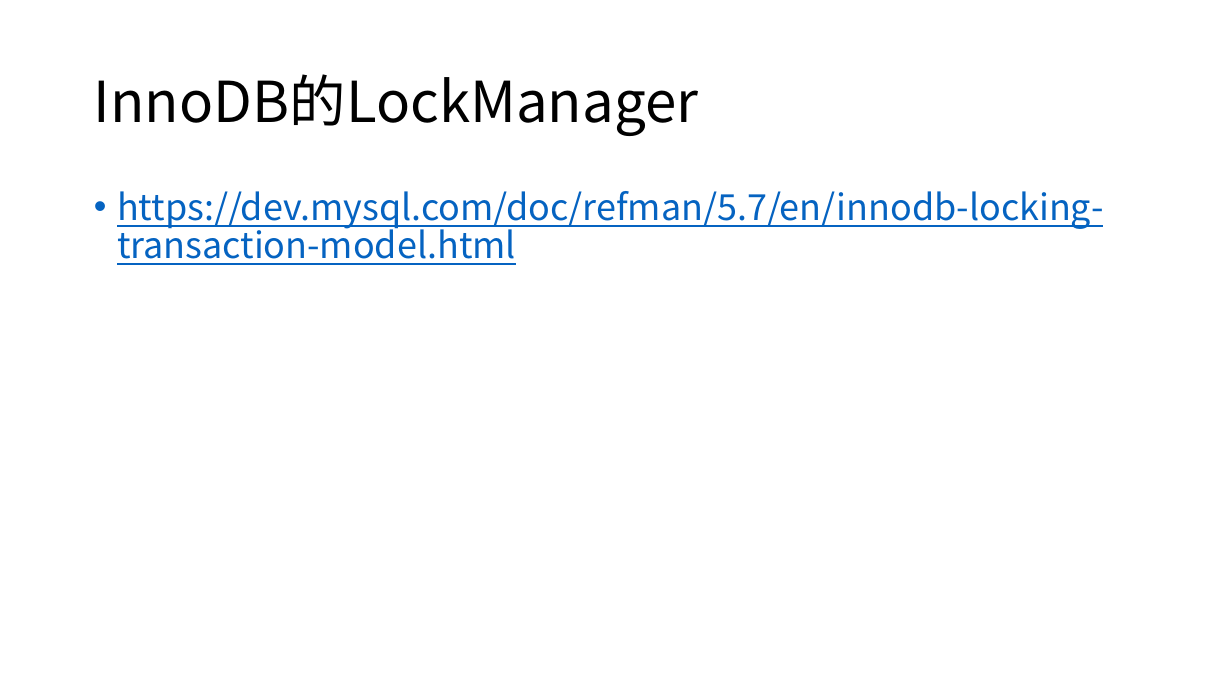
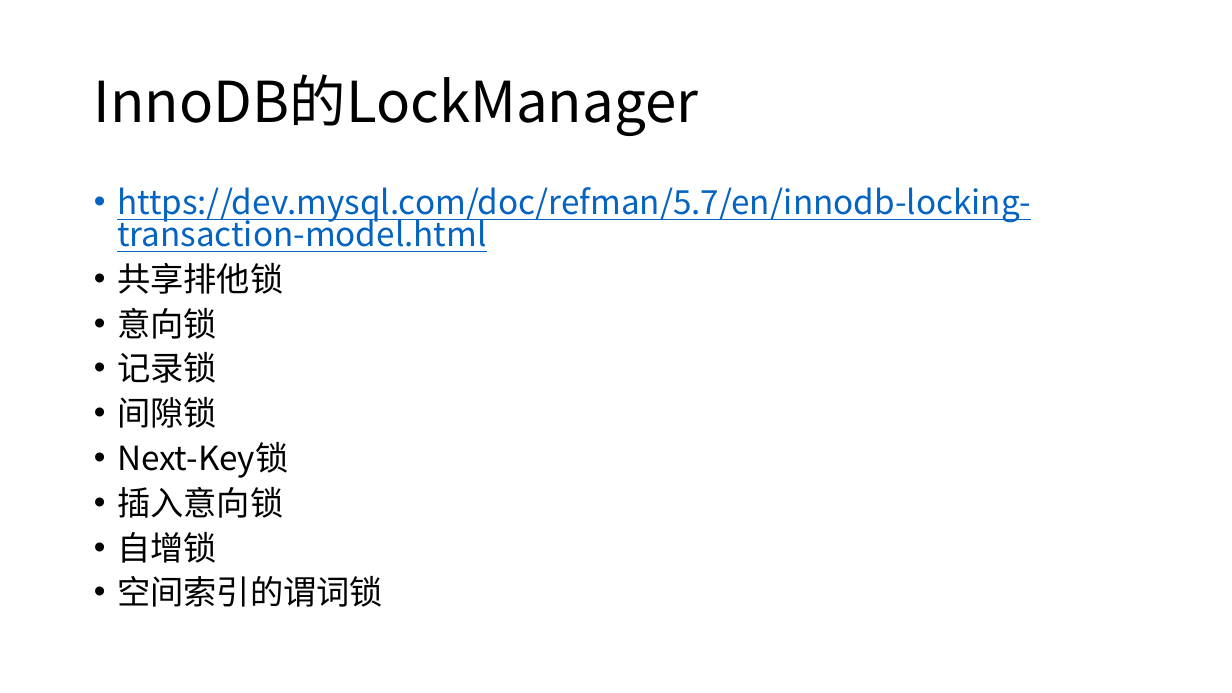
Before and after one commit to yummyliu/papers, a slide deck: slide 24 of 工作分享.pptx. Drawn at 1232x693 pixels with LibreOffice and Linux fonts; fonts in the diff are those of the drawing. Boxes give left, top, right and bottom in pixels: in the first picture for what was removed or moved away, otherwise in the second. Text is boxed around its words. In the diff, an @@ line names an element or a change of style, - is before the commit and + after.

Commit message:
ppt

```diff
--- a/工作分享.pptx
+++ b/工作分享.pptx
@@ text at bbox=[117, 187, 1031, 252]: size 28 to 25.9 pt in "https://dev.mysql.com/doc/refman/5.7/en/innodb-locking-trans ..."; line spacing 0.9 to 0.8 @@
@@ text at bbox=[117, 263, 383, 607]: paragraphs added @@
+• 共享排他锁
+• 意向锁
+• 记录锁
+• 间隙锁
+• Next-Key锁
+• 插入意向锁
+• 自增锁
+• 空间索引的谓词锁
```
Also in this commit, not shown: 4 other slides changed, 1 slide added.
